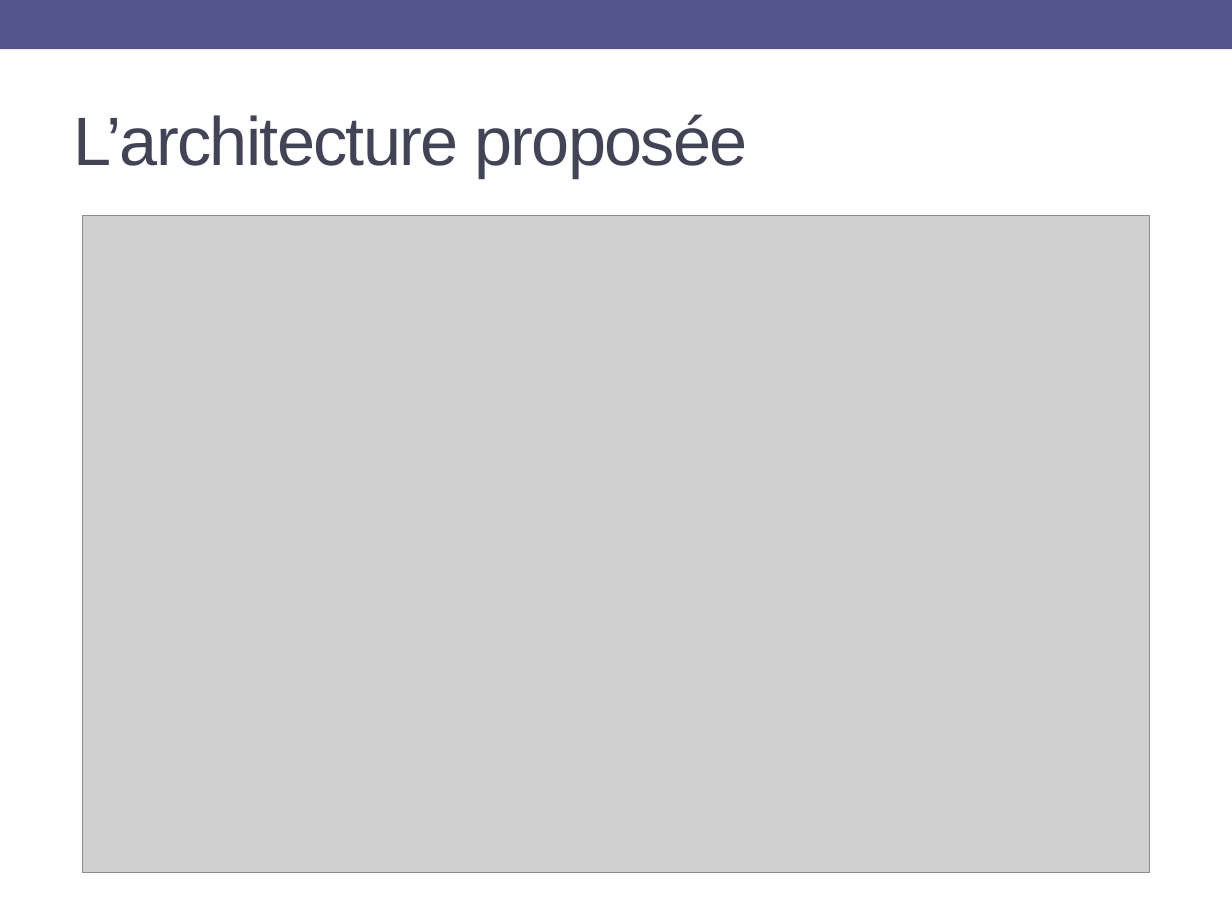
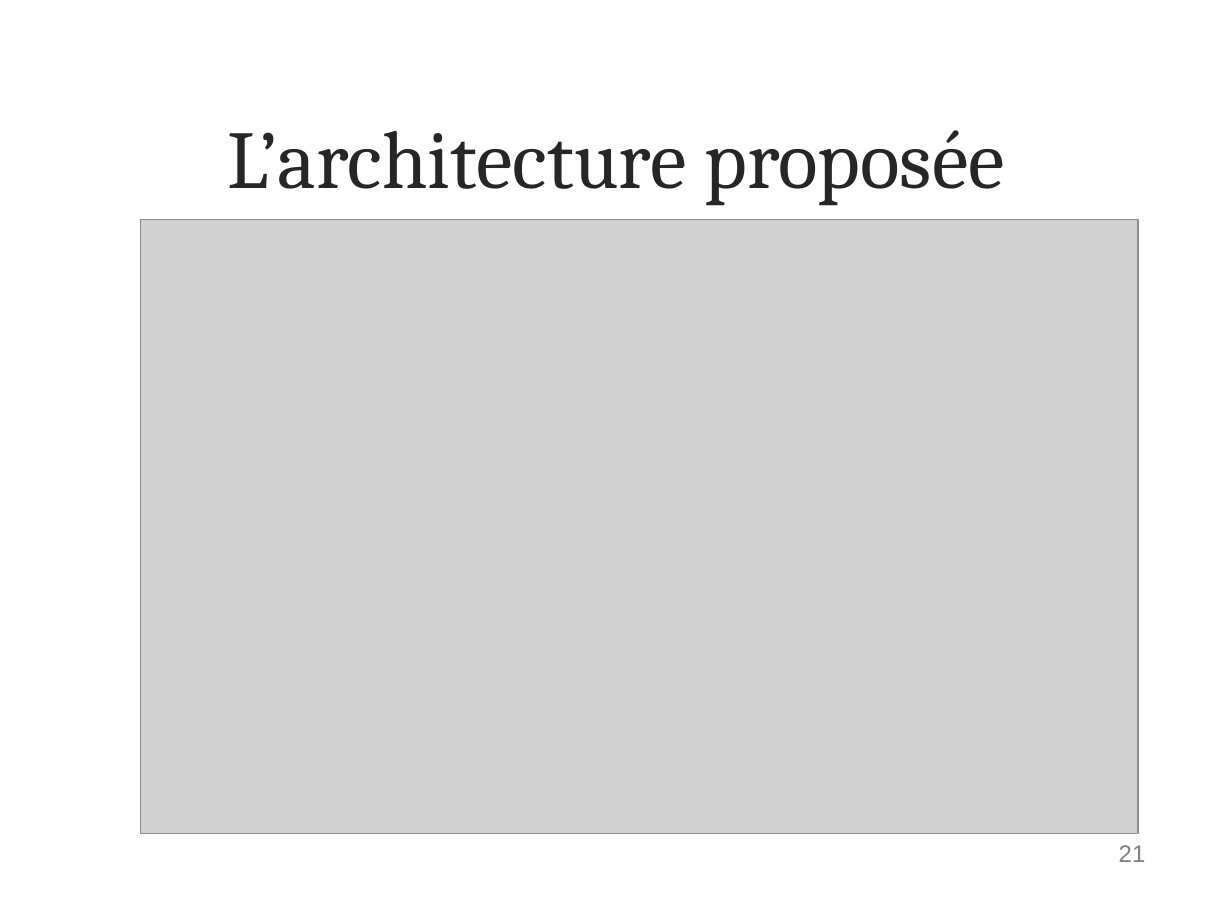
Before and after one commit to athongintel/stage5A.monitor, a slide deck: slide 21 of reports/for school/Stage-fin-detude-presentation.pptx (slide 20 before the commit). Drawn at 1232x924 pixels with LibreOffice and Linux fonts; fonts in the diff are those of the drawing; grey boxes stand for pictures; background and template pictures are left out. Boxes give left, top, right and bottom in pixels: in the first picture for what was removed or moved away, otherwise in the second. Text is boxed around its words. In the diff, an @@ line names an element or a change of style, - is before the commit and + after.

```diff
--- a/reports/for school/Stage-fin-detude-presentation.pptx
+++ b/reports/for school/Stage-fin-detude-presentation.pptx
@@ rectangle removed at box(0, 0, 1232, 49) @@
@@ title "L’architecture proposée": place and size @@
-title "L’architecture proposée" at box(74, 114, 747, 178)
+title "L’architecture proposée" at box(227, 130, 1004, 206)
@@ title "L’architecture proposée" at box(227, 130, 1004, 206): size 40 to 48 pt, font Arial to Cambria, text colour #424456 to #262626, letter spacing -1 to 0 pt; alignment left to centre @@
@@ picture: place and size @@
-picture at box(83, 216, 1149, 872)
+picture at box(140, 219, 1138, 833)
@@ page number added at box(1119, 845, 1146, 862), 14 pt, text #808080 @@
+21
```
Also in this commit, not shown: 20 other slides changed, 4 slides added, 3 slides removed, 42 other files.
